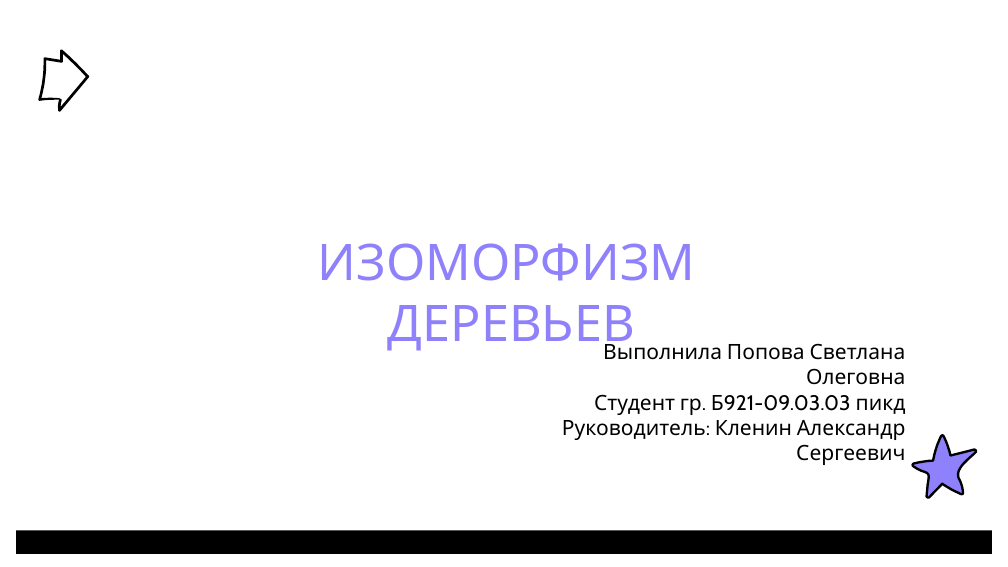
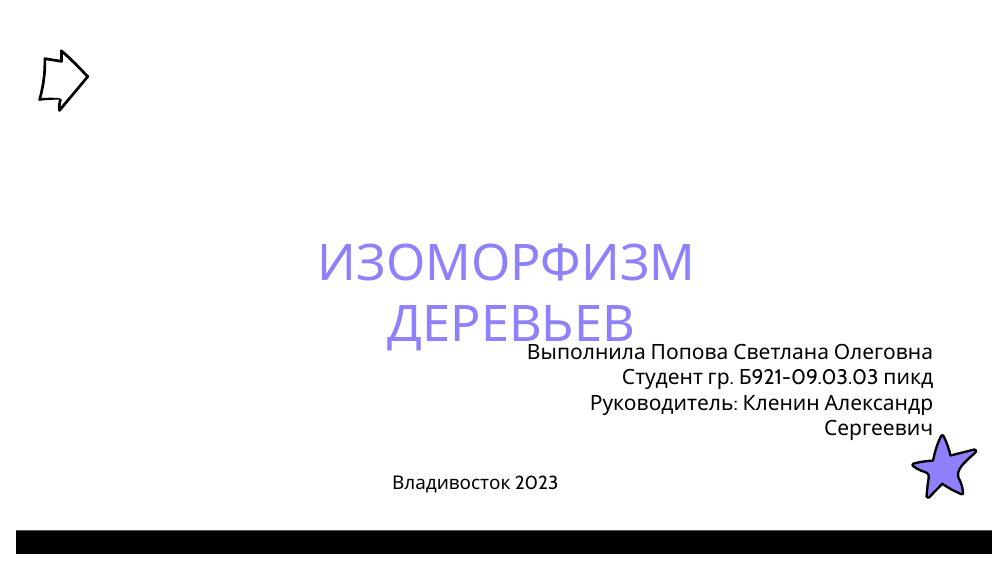
Before and after one commit to PufMe/isomorphic, a slide deck: slide 1 of docs/Изоморфизм деревьев_ПоповаС.О..pptx. Drawn at 1008x567 pixels with LibreOffice and Linux fonts; fonts in the diff are those of the drawing; background and template pictures are left out. Boxes give left, top, right and bottom in pixels: in the first picture for what was removed or moved away, otherwise in the second. Text is boxed around its words. In the diff, an @@ line names an element or a change of style, - is before the commit and + after.

```diff
--- a/docs/Изоморфизм деревьев_ПоповаС.О..pptx
+++ b/docs/Изоморфизм деревьев_ПоповаС.О..pptx
@@ text "Выполнила Попова Светлана Олеговна Студент ..." rewrapped from (562,339,906,465) to (527,339,934,440) @@
@@ text added at (392,475,559,493), 18 pt, text #000000 @@
+Владивосток 2023
```
Also in this commit, not shown: 5 other slides changed, 4 slides added, 22 slides removed, 1 other file.
